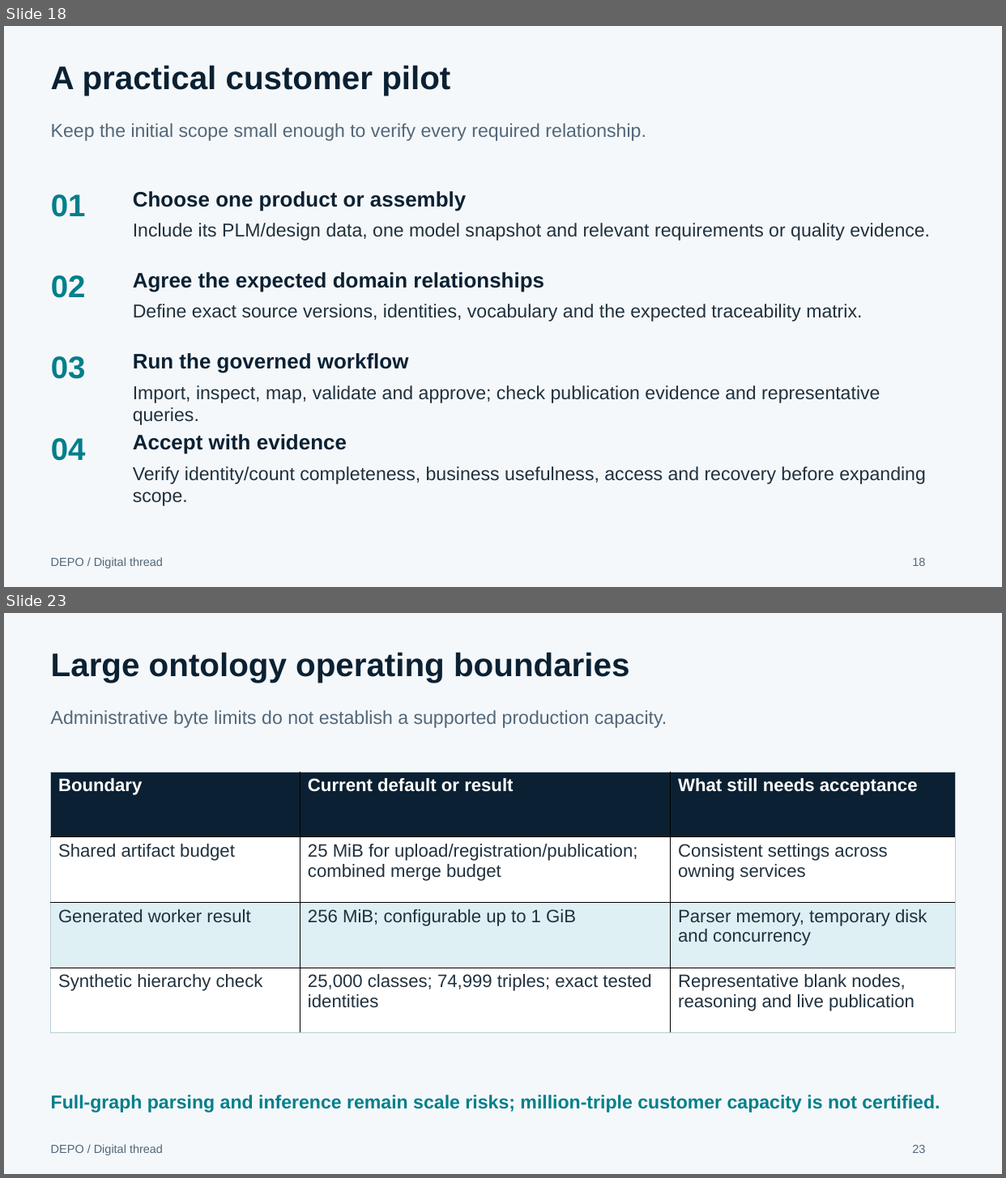
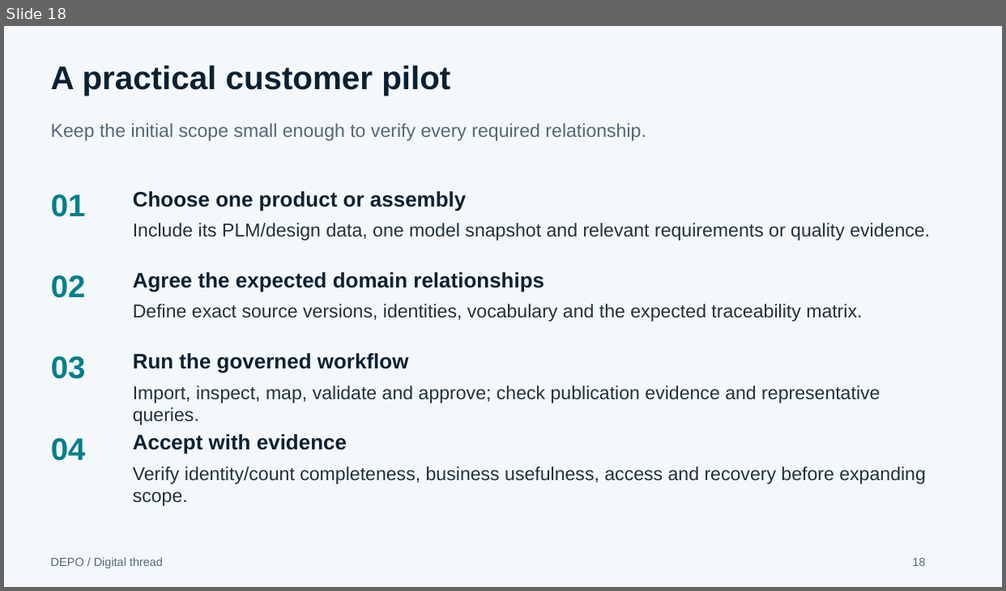
Before and after one commit to dparitosh/PMem, a slide deck: deliverables/DEPO_Functional_Architecture_and_Deployment.pptx. Shown one above the other, each under a label of ours: slides 18 and 23 before the commit, slide 18 after it; the slides between them are not shown. The pictures are 1006x1178 and 1006x591 pixels, drawn with LibreOffice and Linux fonts; fonts in the diff are those of the drawing. Boxes give left, top, right and bottom in pixels: in the first picture for what was removed or moved away, otherwise in the second. Text is boxed around its words. In the diff, an @@ line names an element or a change of style, - is before the commit and + after.

```diff
--- a/deliverables/DEPO_Functional_Architecture_and_Deployment.pptx
+++ b/deliverables/DEPO_Functional_Architecture_and_Deployment.pptx
@@ slide 23 removed at (x1=4, y1=613, x2=1002, y2=1174), background #F5F8FA @@
@@ text removed at (x1=51, y1=652, x2=629, y2=683) @@
-Large ontology operating boundaries
@@ text removed at (x1=51, y1=710, x2=667, y2=728) @@
-Administrative byte limits do not establish a supported production capacity.
@@ table removed at (x1=50, y1=772, x2=955, y2=1033), 4 rows, 3 columns @@
-Boundary | Current default or result | What still needs acceptance
-Shared artifact budget | 25 MiB for upload/registration/publication; combined merge budget | Consistent settings across owning services
-Generated worker result | 256 MiB; configurable up to 1 GiB | Parser memory, temporary disk and concurrency
-Synthetic hierarchy check | 25,000 classes; 74,999 triples; exact tested identities | Representative blank nodes, reasoning and live publication
@@ text removed at (x1=51, y1=1095, x2=940, y2=1113) @@
-Full-graph parsing and inference remain scale risks; million-triple customer capacity is not certified.
@@ text removed at (x1=51, y1=1144, x2=163, y2=1156) @@
-DEPO / Digital thread
@@ text removed at (x1=912, y1=1145, x2=925, y2=1153) @@
-23
```
Also in this commit, not shown: 5 other slides removed, 2 other files.
